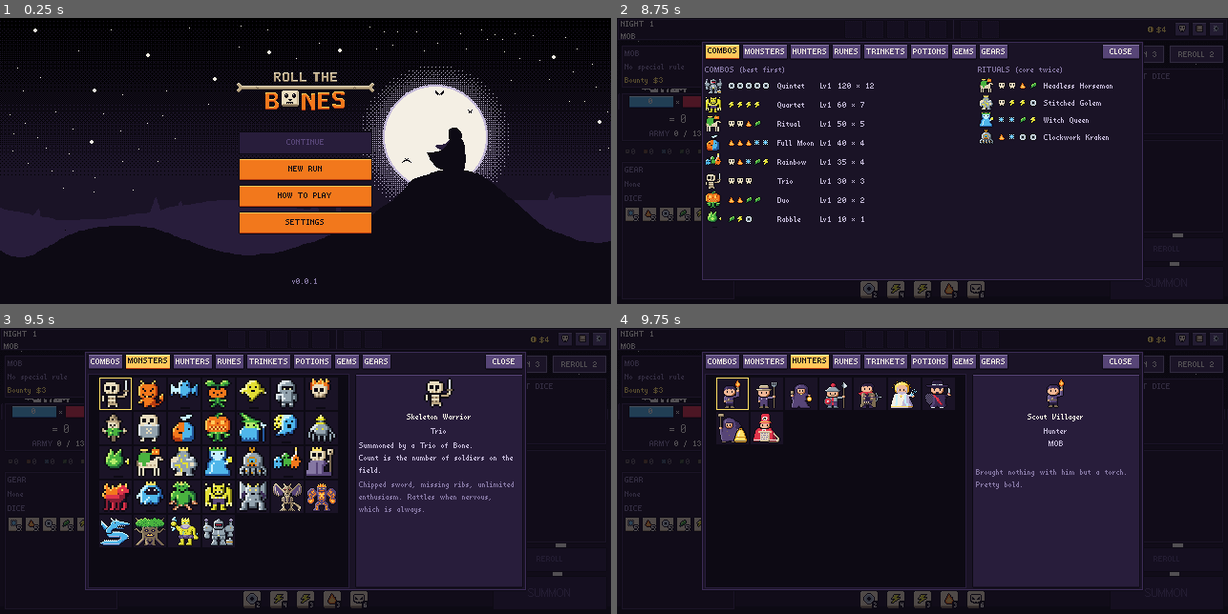
Above: before the commit, frames 1-4 (two rows, left to right).
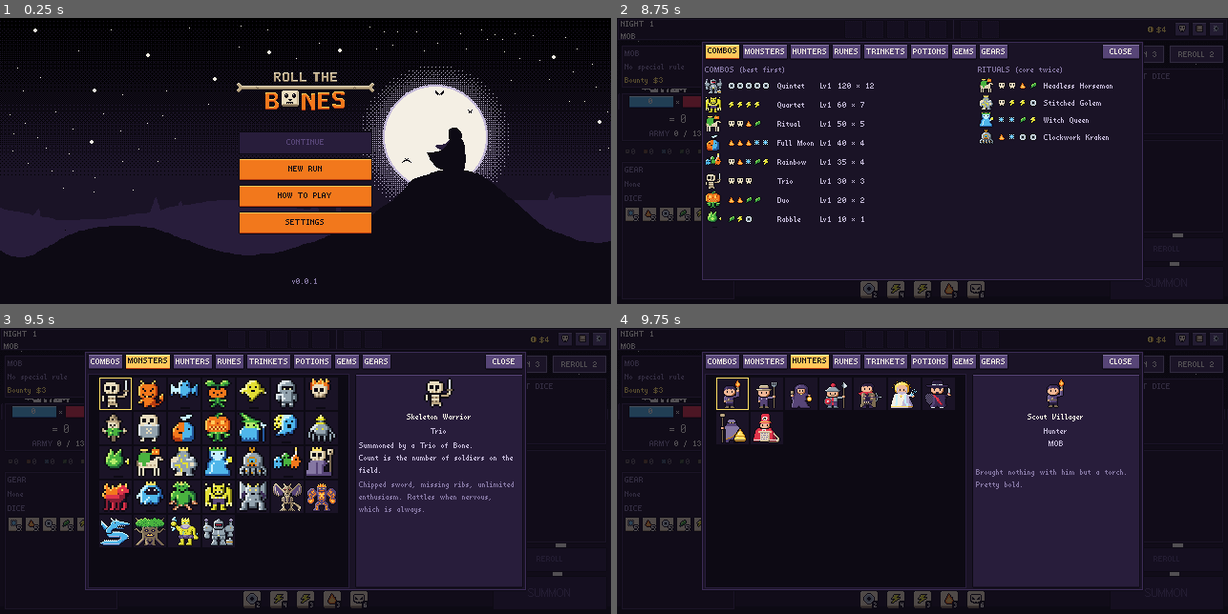
Above: after the commit, the same moments.

Repository: Anbcdeptraivkl/necrodices
Game: Godot game, scene res://scenes/boot/boot.tscn
Same seed, same stepped clock (60 frames per second), same inputs: the game is played once before the commit and once after it.
Inputs (mouse positions are in pixels of both pictures, inside the frame that each line leads up to):
- Up to frame 1 (0.25 s): no input
- Up to frame 2 (8.75 s): click "NEW RUN" at 0.5 s; click (1179, 29) at 1.25 s; click (1197, 29) at 2 s; click "FIGHT" at 2.75 s; click "OK" at 3.5 s; click (1179, 29) at 4.25 s; click (1197, 29) at 5 s; click "ROLL" at 5.75 s; click (1179, 29) at 6.5 s; click (1197, 29) at 7.25 s; click "COMBOS" at 8 s
- Up to frame 3 (9.5 s): click "MONSTERS" at 8.75 s
- Up to frame 4 (9.75 s): click "HUNTERS" at 9.5 s

Frames 1-3 are identical in both runs. In frame 4, 0.3% of the frame differs, in the area x 16-22%, y 30-40%.

Commit message:
Add Bell Ringer repaint, hunter style guide and raised damage popup

Diff:
--- a/scenes/dev/capture.gd
+++ b/scenes/dev/capture.gd
@@ -3,7 +3,7 @@
 ## waits for layout and animation to settle, saves the viewport as PNG, quits.
 ##   godot --path . --resolution 960x540 res://scenes/dev/capture.tscn -- --preset=encounter --out=captures/x.png
 ## Presets are rows in PRESETS; a missing situation is a new row, not a new branch.
-## Battle presets: `squads` summons played by the balance bot's pick through the screen's own
+## Battle presets: `enemy` / `rules` force the hunter of the battle (art review); `squads` summons played by the balance bot's pick through the screen's own
 ## handlers; `pick` leaves the last pick unsummoned; `roll` presses ROLL; `wait` = seconds of
 ## playback before the shot (`--wait=<s>` overrides it; `--time_scale=0.1` slows the game so a
 ## 0.1 s punch can be caught). Saves go to user://sav_capture.
@@ -41,6 +41,12 @@
 	"codex_runes": {"screen": "night_map", "seed": "CAPTURE1", "overlay": "run_info", "page": "runes"},
 	"end": {"screen": "end", "seed": "CAPTURE6"},
 	"dice_chart": {"screen": "dice_chart"},
+	"hunter": {"screen": "encounter", "seed": "CAPTURE2", "night": 3, "encounter": 2, "enemy": "BOSS_BELL_RINGER",
+		"rules": ["BELL_RINGER"], "wait": 1.0},
+	"hunter_enraged": {"screen": "encounter", "seed": "CAPTURE2", "night": 8, "encounter": 2,
+		"enemy": "BOSS_BELL_RINGER", "rules": ["BELL_RINGER", "ENRAGED"], "wait": 1.0},
+	"hunter_hurt": {"screen": "encounter", "seed": "CAPTURE5", "enemy": "BOSS_BELL_RINGER", "rules": ["BELL_RINGER"],
+		"squads": 1, "dice": 6, "hp": 0.01, "attack": true, "wait": 2.4},
 }
 
 var _args := {}
@@ -148,6 +154,9 @@
 			game.goto("end")
 		"encounter":
 			var entry: Dictionary = run.night_plan[run.encounter_index]
+			if p.has("enemy"):
+				entry["enemy"] = p["enemy"]
+				entry["rules"] = p.get("rules", [])
 			entry["hp"] = float(entry["hp"]) * float(p.get("hp", 1000.0 if p.has("squads") else 1.0))
 			game.start_encounter()
 			await get_tree().process_frame
--- a/scenes/encounter/battle_stage.gd
+++ b/scenes/encounter/battle_stage.gd
@@ -258,7 +258,7 @@
 		Audio.play("hit")).set_delay(hit_time)
 	t.tween_method(func(v: float) -> void: _mat.set_shader_parameter(&"flash", v), 1.0, 0.0, dur * 0.25) \
 		.set_delay(hit_time)
-	_popup(t, "-" + Settings.fmt(share), _enemy_anchor(), Art.colour("R1"), dur, hit_time)
+	_popup(t, "-" + Settings.fmt(share), _enemy_head_anchor(), Art.colour("R1"), dur, hit_time)
 	t.tween_property(_hp_bar, "shown_hp", hp_after, dur * 0.5).from(hp_before).set_delay(hit_time)
 	t.tween_method(_set_hp_text, hp_before, hp_after, dur * 0.5).set_delay(hit_time)
 	t.tween_property(_hp_bar, "projected", 0.0, 0.01)
@@ -337,6 +337,12 @@
 
 func _enemy_anchor() -> Vector2:
 	return (_enemy.position + Vector2(16, 8)).round()
+
+
+## Damage numbers start just above the 32 px canvas, so the hurt frame's face stays visible
+## (ART_SPEC §4.5a) and the rise ends below the HP text.
+func _enemy_head_anchor() -> Vector2:
+	return (_enemy.position + Vector2(16, -5)).round()
 
 
 ## A number that pops above `at`, rises 10 px and fades (pool of labels; skip hides them).
Binary file changed: assets/sprites/enemies/boss_bell_ringer.png
Not shown, changed: .claude/skills/godot-pixel-art-generation/SKILL.md
Not shown, changed: ART_SPEC.md
Not shown, changed: DECISIONS.md
Not shown, changed: tools/art/enemies_dice.py
